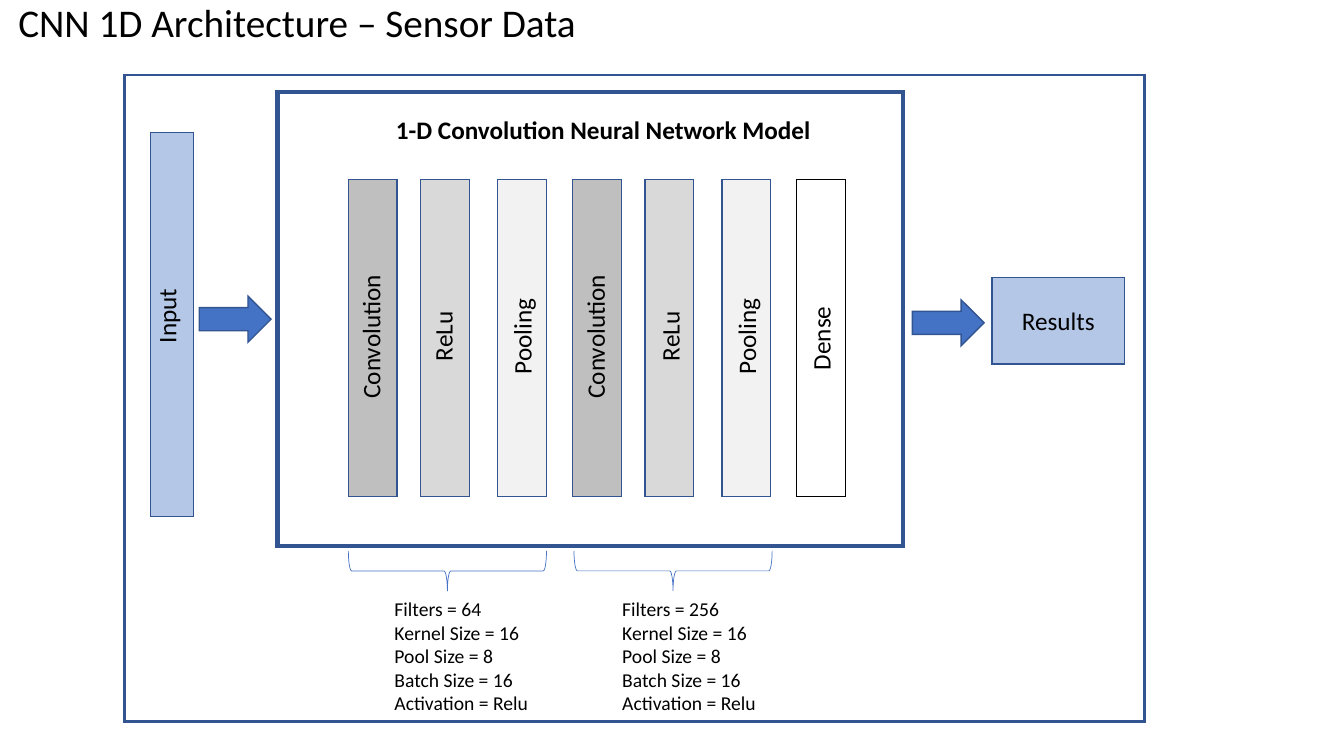
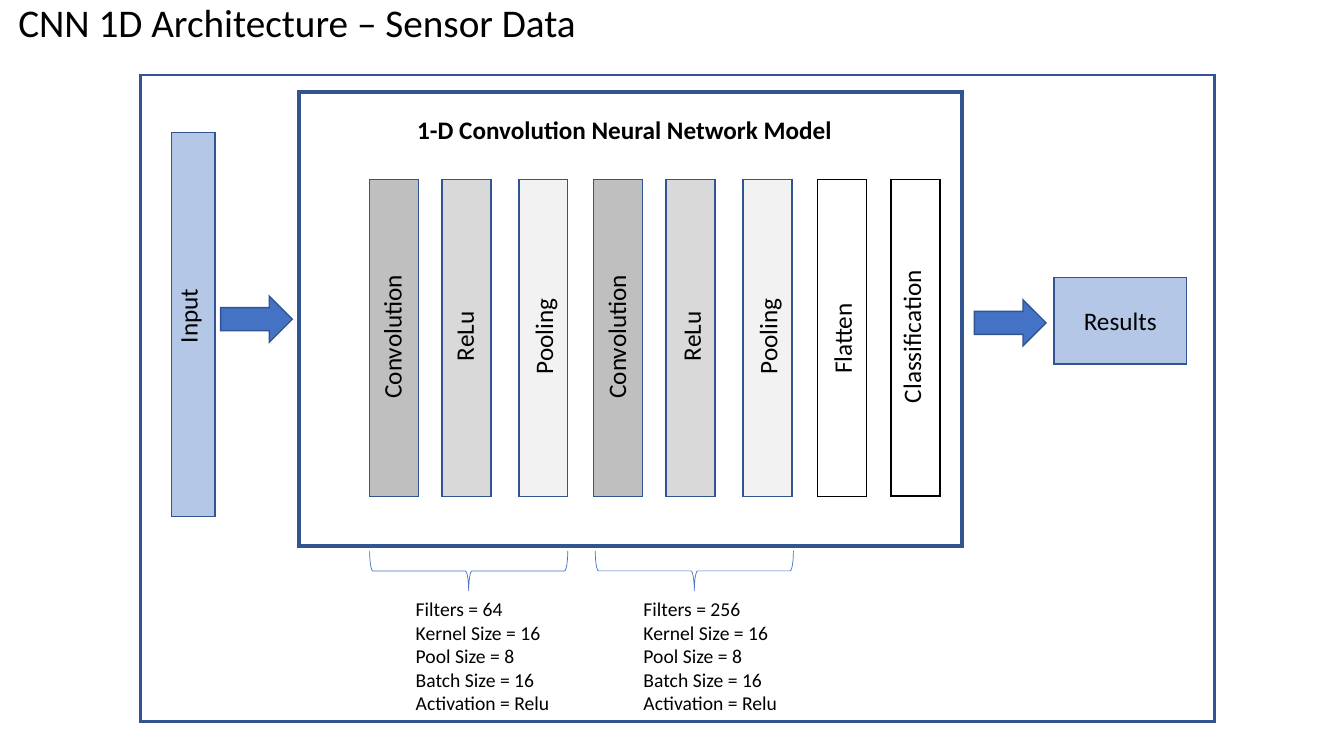
Before and after one commit to paulscheibal/SBDataScienceCert, a slide deck: slide 7 of CapstoneP2/ReportOuts/ModelApproachSensorTimeSeriesData.pptx. Drawn at 1344x756 pixels with LibreOffice and Linux fonts; fonts in the diff are those of the drawing. Boxes give left, top, right and bottom in pixels: in the first picture for what was removed or moved away, otherwise in the second. Text is boxed around its words. In the diff, an @@ line names an element or a change of style, - is before the commit and + after.

```diff
--- a/CapstoneP2/ReportOuts/ModelApproachSensorTimeSeriesData.pptx
+++ b/CapstoneP2/ReportOuts/ModelApproachSensorTimeSeriesData.pptx
@@ rectangle: place and size @@
-rectangle at (124, 75, 1144, 721)
+rectangle at (140, 75, 1215, 721)
@@ rectangle: place and size @@
-rectangle at (277, 92, 903, 545)
+rectangle at (298, 92, 962, 545)
@@ 10 texts, 8 rectangles, 2 left braces, 1 right arrow: place and size @@
-10 texts, 8 rectangles, 2 left braces, 1 right arrow at (150, 121, 845, 710)
+10 texts, 8 rectangles, 2 left braces, 1 right arrow at (171, 121, 866, 710)
@@ rectangle added at (891, 179, 940, 496), outline #000000 1 pt @@
@@ text added at (897, 283, 928, 399), 18 pt, text #000000 @@
+Classification
@@ right arrow: place and size @@
-right arrow at (912, 299, 984, 346)
+right arrow at (975, 299, 1047, 346)
@@ rectangle "Results": place and size @@
-rectangle "Results" at (992, 277, 1124, 364)
+rectangle "Results" at (1055, 277, 1187, 364)
@@ text at (828, 310, 859, 372): text changed @@
-Dense
+Flatten
```
Also in this commit, not shown: 3 other slides changed, 5 other files.
